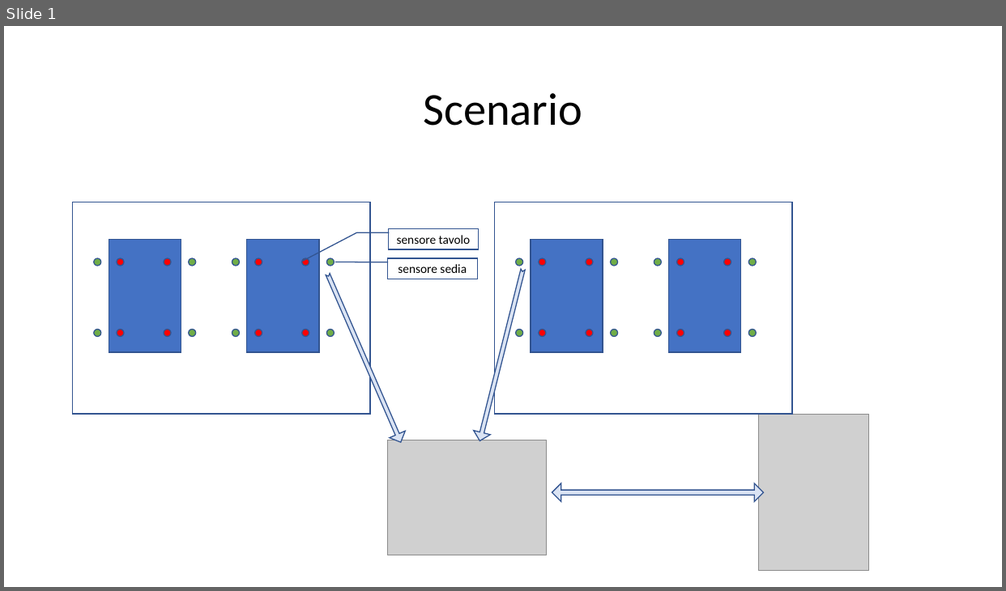
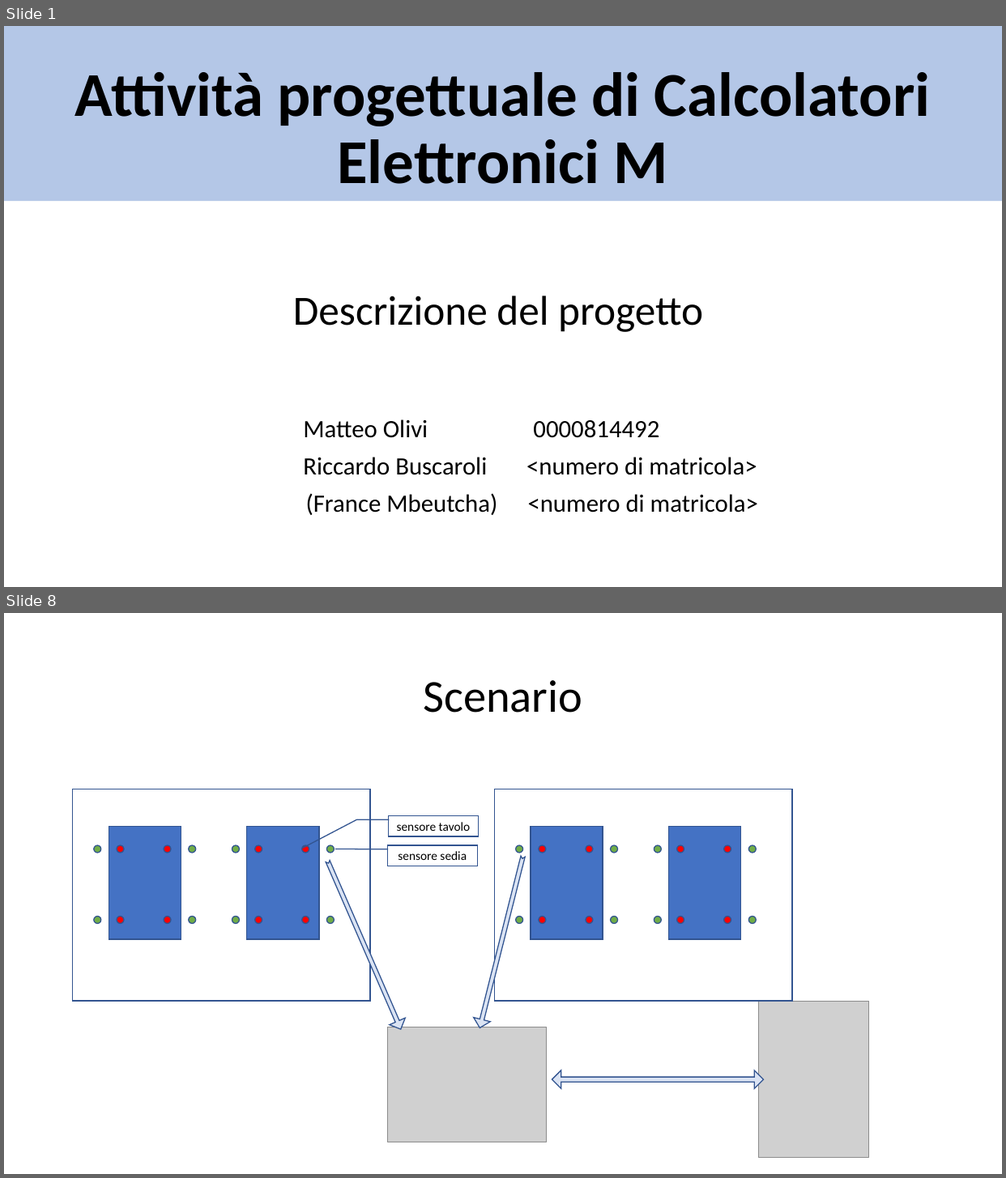
Before and after one commit to matte21/CalcM, a slide deck: ontologia.pptx. Shown one above the other, each under a label of ours: slide 1 before the commit, slides 1 and 8 after it; the slides between them are not shown. The pictures are 1006x591 and 1006x1178 pixels, drawn with LibreOffice and Linux fonts; fonts in the diff are those of the drawing; grey boxes stand for pictures. Boxes give left, top, right and bottom in pixels: in the first picture for what was removed or moved away, otherwise in the second. Text is boxed around its words. In the diff, an @@ line names an element or a change of style, - is before the commit and + after.

```diff
--- a/ontologia.pptx
+++ b/ontologia.pptx
@@ slide 1 added at (x1=4, y1=26, x2=1002, y2=587), background #FFFFFF @@
@@ title added at (x1=4, y1=26, x2=1002, y2=201), fill #B4C7E7, 60 pt, text #000000, bold @@
+Attività progettuale di Calcolatori Elettronici M
@@ text added at (x1=293, y1=296, x2=703, y2=332), 40 pt, text #000000 @@
+Descrizione del progetto
@@ subtitle added at (x1=303, y1=420, x2=758, y2=513), 24 pt, text #000000 @@
+Matteo Olivi 0000814492
+Riccardo Buscaroli <numero di matricola>
+(France Mbeutcha) <numero di matricola>
@@ what was slide 1 is now slide 8 @@
```
Also in this commit, not shown: 1 slide changed, 6 other slides added, 1 other file.
